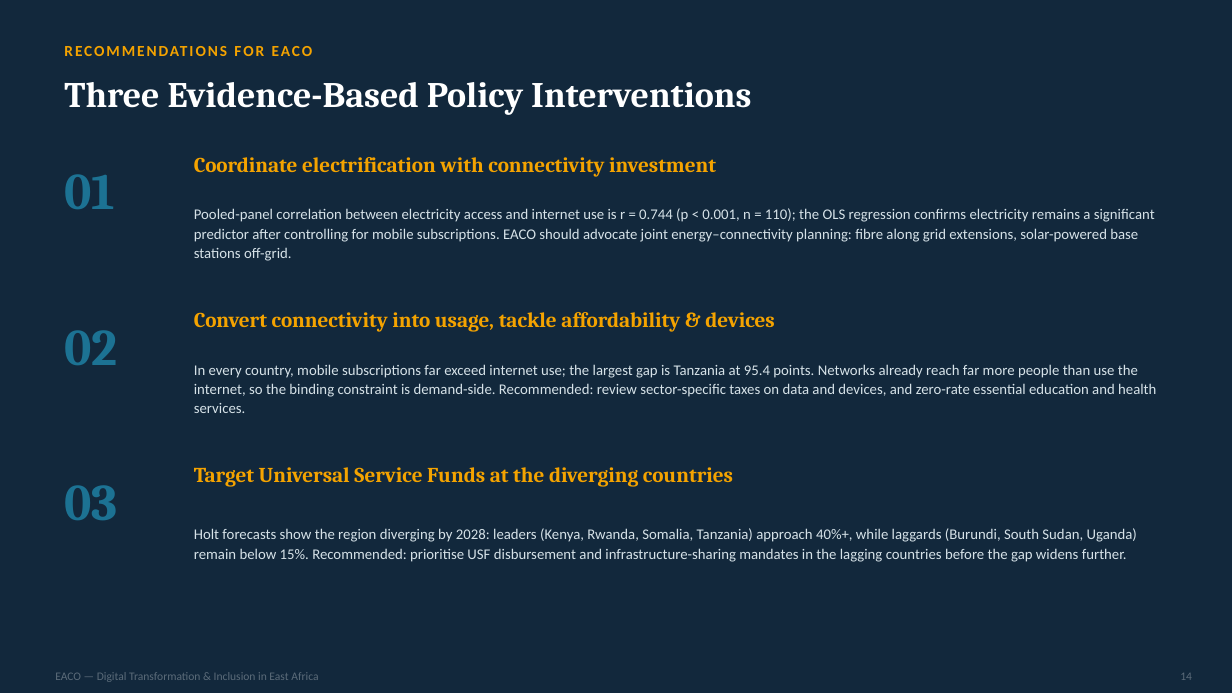
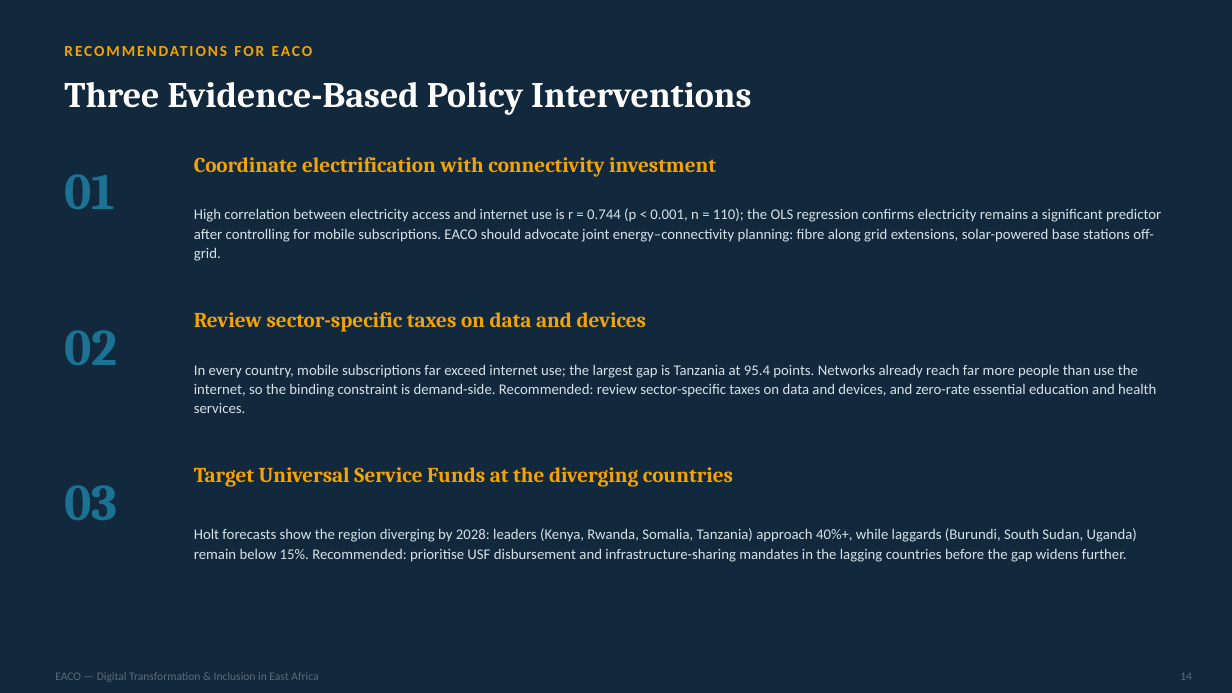
Before and after one commit to kathembo-tsongo/Digital-transformation_semester_Project_Group_2, a slide deck: slide 14 of Group 2 Capstone EACO.pptx. Drawn at 1232x693 pixels with LibreOffice and Linux fonts; fonts in the diff are those of the drawing. Boxes give left, top, right and bottom in pixels: in the first picture for what was removed or moved away, otherwise in the second. Text is boxed around its words. In the diff, an @@ line names an element or a change of style, - is before the commit and + after.

Commit message:
Latest PPT

```diff
--- a/Group 2 Capstone EACO.pptx
+++ b/Group 2 Capstone EACO.pptx
@@ text at (194, 208, 1161, 261): text changed @@
-Pooled-panel correlation between electricity access and internet use is r = 0.744 (p < 0.001, n = 110); the OLS regression confirms electricity remains a significant predictor after controlling for mobile subscriptions. EACO should advocate joint energy–connectivity planning: fibre along grid extensions, solar-powered base stations off-grid.
+High correlation between electricity access and internet use is r = 0.744 (p < 0.001, n = 110); the OLS regression confirms electricity remains a significant predictor after controlling for mobile subscriptions. EACO should advocate joint energy–connectivity planning: fibre along grid extensions, solar-powered base stations off-grid.
@@ text at (194, 312, 647, 332): text changed @@
-Convert connectivity into usage, tackle affordability & devices
+Review sector-specific taxes on data and devices
```
Also in this commit, not shown: 3 other slides changed.
